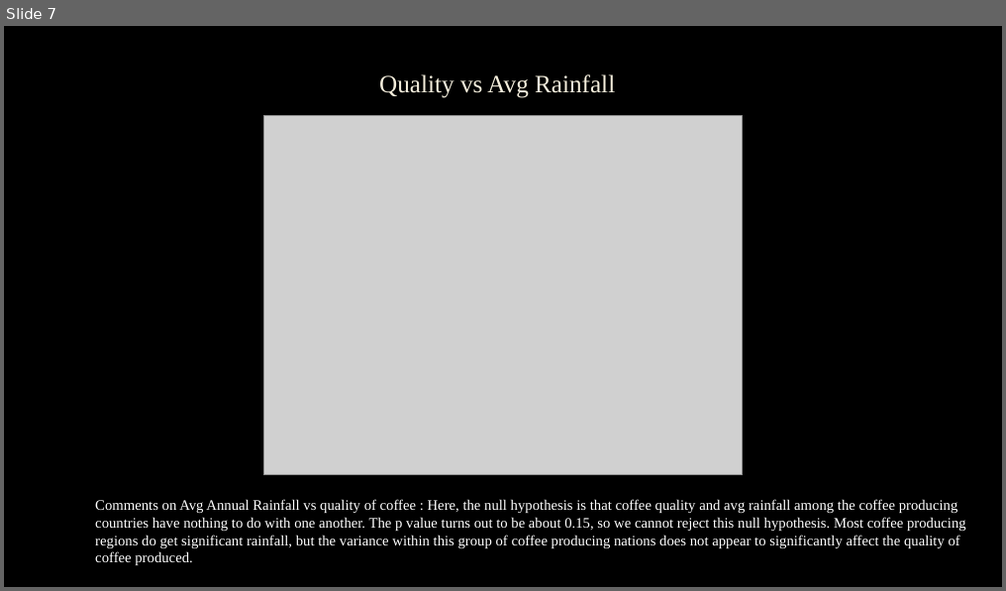
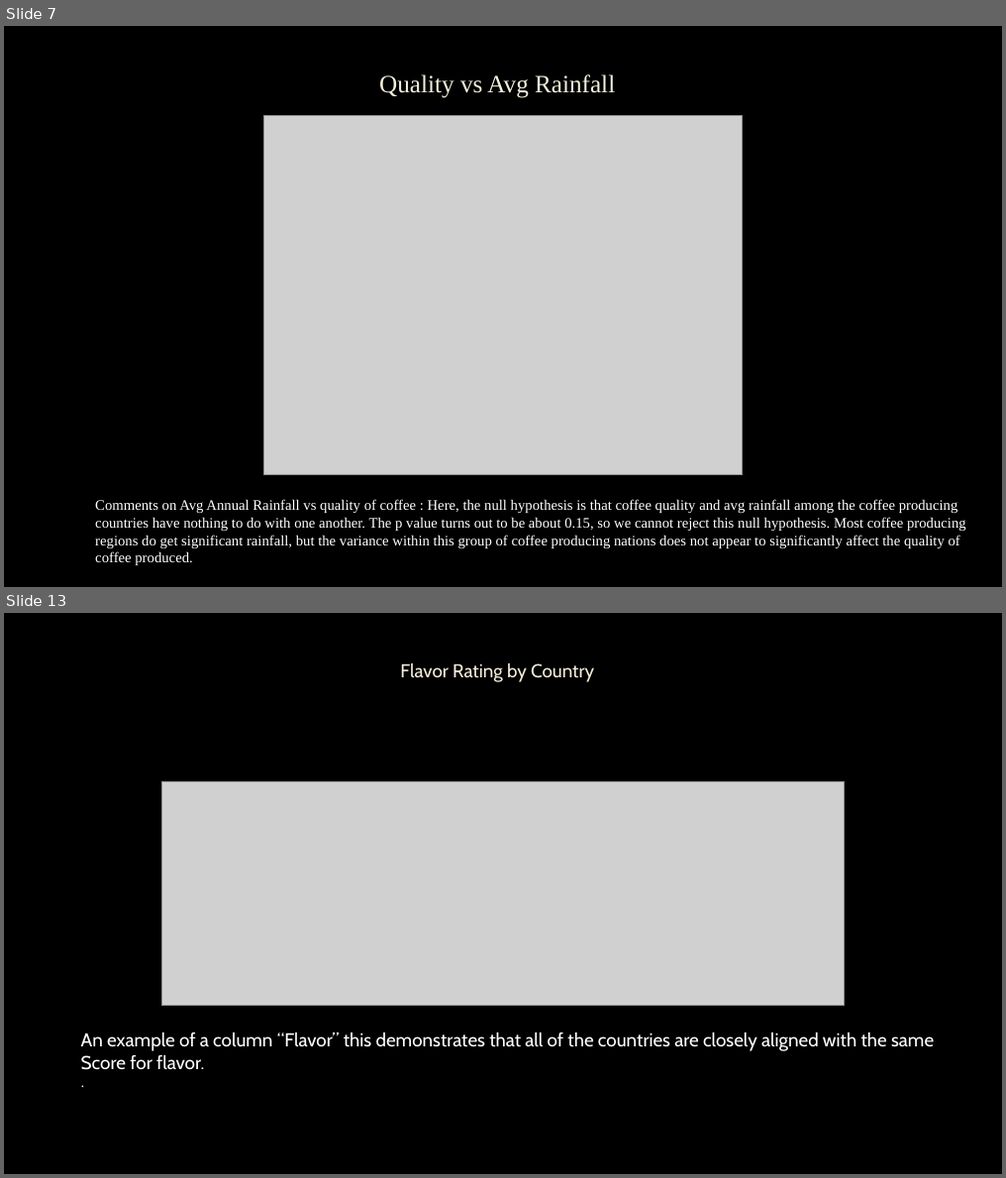
Before and after one commit to colinroberts-data-analytics-portfolio/project1, a slide deck: A Study of Coffee Production.pptx. Shown one above the other, each under a label of ours: slide 7 before the commit, slides 7 and 13 after it; the slides between them are not shown. The pictures are 1006x591 and 1006x1178 pixels, drawn with LibreOffice and Linux fonts; fonts in the diff are those of the drawing; grey boxes stand for pictures; background and template pictures are left out. Boxes give left, top, right and bottom in pixels: in the first picture for what was removed or moved away, otherwise in the second. Text is boxed around its words. In the diff, an @@ line names an element or a change of style, - is before the commit and + after.

```diff
--- a/A Study of Coffee Production.pptx
+++ b/A Study of Coffee Production.pptx
@@ slide 13 added at (4, 613, 1002, 1174), background picture (left out) @@
@@ title added at (400, 663, 594, 682), 18 pt, text #F4EEDC @@
+Flavor Rating by Country
@@ picture added at (162, 781, 845, 1006) @@
@@ text added at (81, 1032, 934, 1070), 18 pt, text #FFFFFF @@
+An example of a column “Flavor” this demonstrates that all of the countries are closely aligned with the same Score for flavor.
+.
```
Also in this commit, not shown: 1 slide changed, 10 other slides added.
